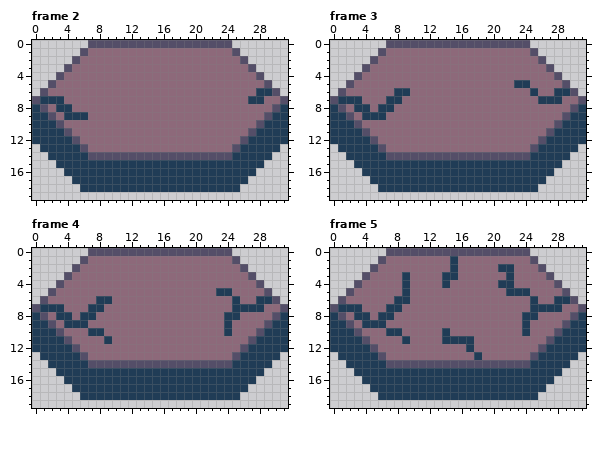
Pixel-art file, stored at src/Art/coloured-hex-craking.aseprite. The picture above is the old version.
32x20 pixels, 6 frames. Shown: frame 2, frame 3, frame 4, frame 5. The commit also changed other frames, which this record leaves out.
New version:
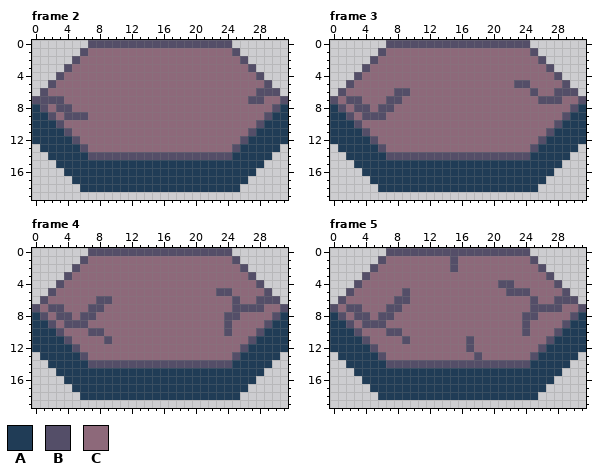
Palette (. is transparent): A #203c56  B #544e68  C #8d697a
From the commit log: Updated the hex crack animation to be less abrasive with a few extra frames
What changed:
Frame 2, layer "Group 1/cracks":
The author changed colour A to colour B in row 6 at x 28 to 29; in row 7 at x 1 to 3 and 27 to 28; in row 8 at x 3 to 4; in row 9 at x 4 to 6.
Frame 3, layer "Group 1/cracks":
The author changed colour A to colour B in row 5 at x 23 to 24; in row 6 at x 8 to 9, 25 and 28 to 29; in row 7 at x 2 to 3, 7 to 8 and 26 to 28; in row 8 at x 3 to 4 and 6 to 7; in row 9 at x 4 to 6.
The author changed colour A to colour C in row 7 at x 1.
Frame 4, layer "Group 1/cracks":
The author changed colour A to colour B in row 5 at x 23 to 24; in row 6 at x 8 to 9, 25 and 28 to 29; in row 7 at x 2 to 3, 7 to 8 and 25 to 28; in row 8 at x 3 to 4, 6 to 7 and 24 to 25; in row 9 at x 4 to 6 and 24; in row 10 at x 7 to 8 and 24.
The author changed colour A to colour B in row 11 at x 9.
The author changed colour A to colour C in row 7 at x 1.
Frame 5, layer "Group 1/cracks":
The author changed colour A to colour B in rows 1 to 2 at x 15; in row 4 at x 21 to 22; in row 5 at x 9 and 22 to 24; in row 6 at x 8 to 9, 25 and 28 to 29; in row 7 at x 2 to 3, 7 to 8 and 25 to 28; in row 8 at x 3 to 4, 6 to 7 and 24 to 25.
The author changed colour A to colour B in row 9 at x 4 to 6 and 24; in row 10 at x 7 to 8 and 24; in row 11 at x 9 and 17; in row 12 at x 17; in row 13 at x 18.
The author changed colour A to colour C in row 2 at x 21 to 22; in row 3 at x 9, 14 to 15 and 22; in row 4 at x 9 and 14; in row 7 at x 1; in row 10 at x 14; in row 11 at x 14 to 16.
Pixel boxes of the changes (left, top, right, bottom) in both pictures:
changed: (248, 88, 272, 104)
changed: (40, 96, 88, 120)
changed: (514, 80, 570, 104)
changed: (338, 88, 410, 120)
changed: (216, 288, 272, 336)
changed: (40, 296, 112, 344)
changed: (338, 256, 482, 360)
changed: (498, 264, 570, 336)
